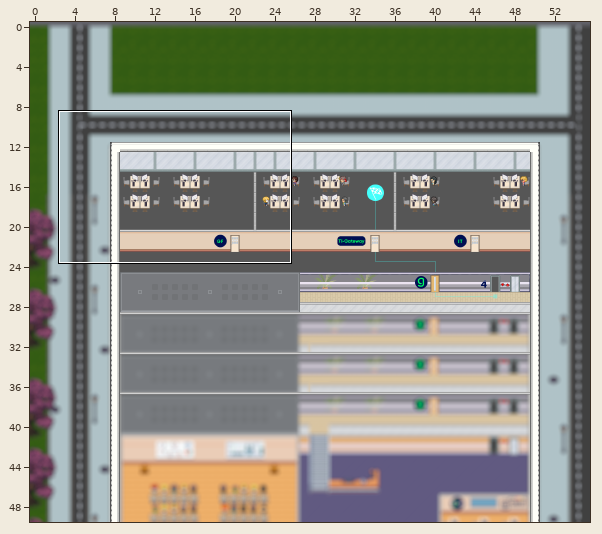
Tiled map (JSON) -- map_floor3_43.tmj. The picture above shows the old version from afar; the outline marks the close-up.
Close-up. Before:
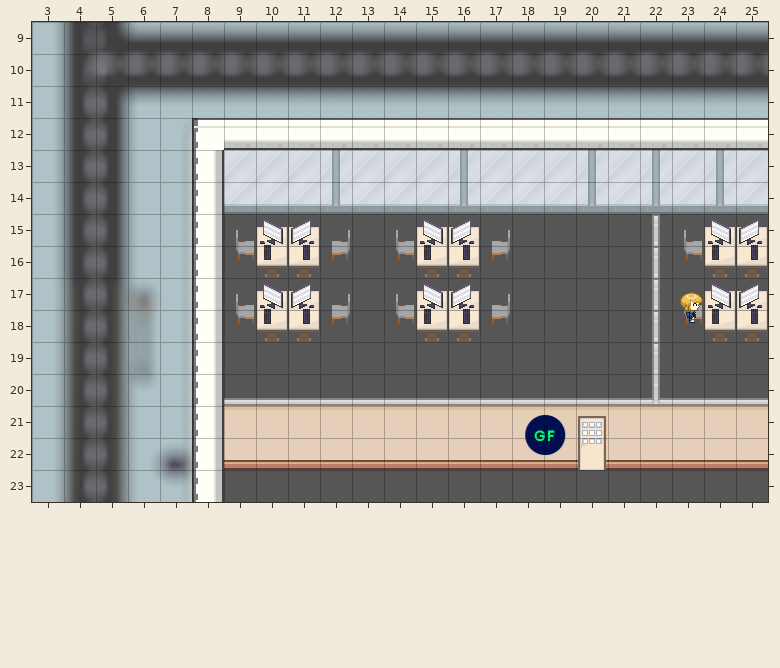
Cells are 32x32 px. Shown: x 3..25, y 9..23.
After the commit:
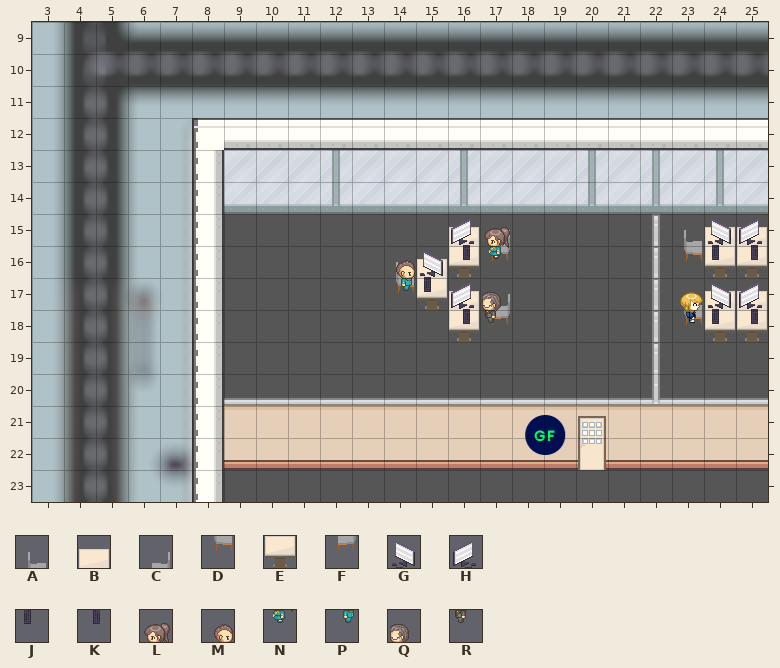
Key: from "Chunk 8": A 153, B 154, C 155, D 156, E 157, F 158, G 175, H 176, J 177, K 178, L 185, M 197, N 199, P 205, Q 206, R 213.
_ is an empty cell.
The exact change:
Layer "Objects_2":
y 15: x 9..12 ABBC -> ____; x 14..15 AB -> __
y 16: x 9..12 DEEF -> ____; x 14..15 DE -> AB
y 17: x 9..12 ABBC -> ____; x 14..15 AB -> DE
y 18: x 9..12 DEEF -> ____; x 14..15 DE -> __
Layer "Objects_3":
y 15: x 10..11 GH -> __; x 15 G -> _
y 16: x 10..11 JK -> __; x 15 J -> G
y 17: x 10..11 GH -> __; x 15 G -> J
y 18: x 10..11 JK -> __; x 15 J -> _
Layer "char":
y 15: x 17 _ -> L
y 16: x 14 _ -> M; x 17 _ -> N
y 17: x 14 _ -> P; x 17 _ -> Q
y 18: x 17 _ -> R
Boxes around the changes in both close-ups, in picture pixels (x1, y1, x2, y2):
removed: (236, 219, 350, 342)
changed: (396, 219, 447, 342)
added: (482, 227, 510, 323)
